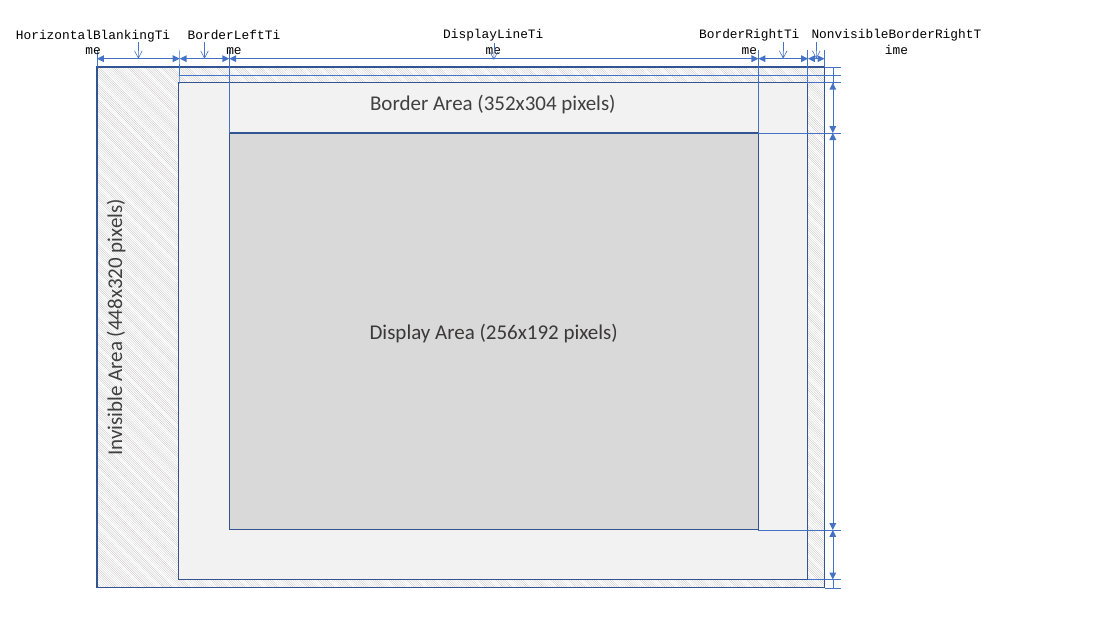
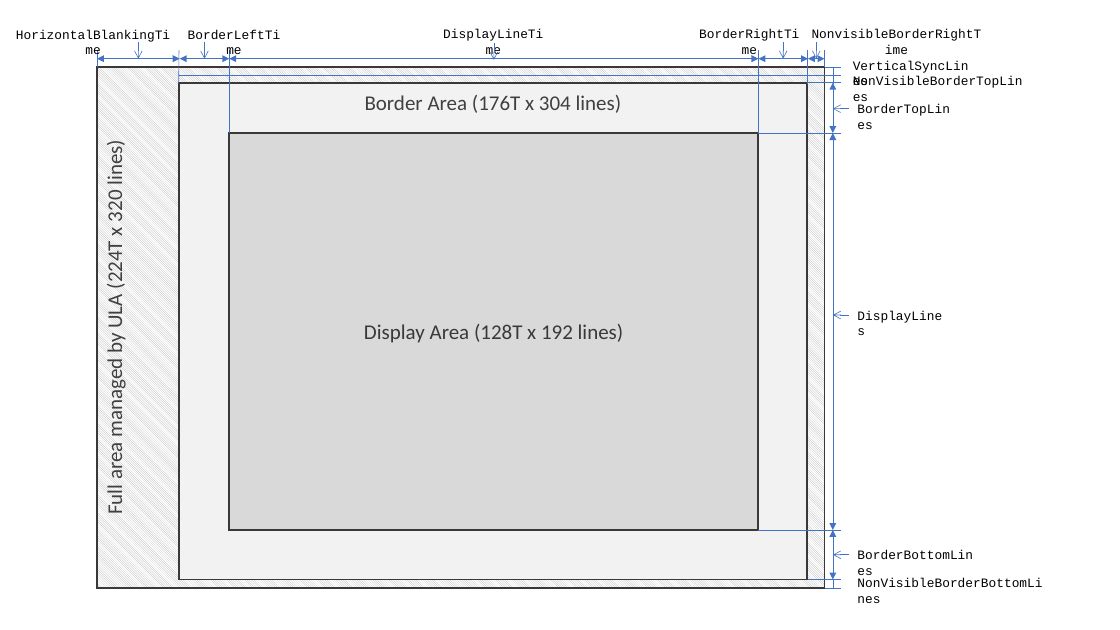
Before and after one commit to Dotneteer/spectnetide, a slide deck: slide 1 of Spect.Net.Spectrum/_Documents/Design.pptx (slide 2 before the commit). Drawn at 1120x630 pixels with LibreOffice and Linux fonts; fonts in the diff are those of the drawing. Boxes give left, top, right and bottom in pixels: in the first picture for what was removed or moved away, otherwise in the second. Text is boxed around its words. In the diff, an @@ line names an element or a change of style, - is before the commit and + after.

```diff
--- a/Spect.Net.Spectrum/_Documents/Design.pptx
+++ b/Spect.Net.Spectrum/_Documents/Design.pptx
@@ text added at (844,54,981,78), 11 pt, text #000000 @@
+VerticalSyncLines
@@ outline #325491 1 pt to #3B3838 1.5 pt in 3 elements at (179,82,807,579), (229,133,759,529), (97,67,824,588) @@
@@ text added at (844,69,1031,93), 11 pt, text #000000 @@
+NonVisibleBorderTopLines
@@ text in rectangle at (365,95,622,113): text changed @@
-Border Area (352x304 pixels)
+Border Area (176T x 304 lines)
@@ arrow added from (849, 108) to (833, 108), #4472C4 0.5 pt @@
@@ text added at (849,97,965,121), 11 pt, text #000000 @@
+BorderTopLines
@@ text in rectangle at (102,144,128,513): text changed @@
-Invisible Area (448x320 pixels)
+Full area managed by ULA (224T x 320 lines)
@@ text in rectangle at (364,324,624,343): text changed @@
-Display Area (256x192 pixels)
+Display Area (128T x 192 lines)
@@ arrow added from (849, 315) to (833, 315), #4472C4 0.5 pt @@
@@ text added at (849,303,951,328), 11 pt, text #000000 @@
+DisplayLines
@@ arrow added from (849, 555) to (833, 555), #4472C4 0.5 pt @@
@@ text added at (849,543,986,567), 11 pt, text #000000 @@
+BorderBottomLines
@@ text added at (849,571,1057,595), 11 pt, text #000000 @@
+NonVisibleBorderBottomLines
```
Also in this commit, not shown: 1 slide removed, 2 other files.
